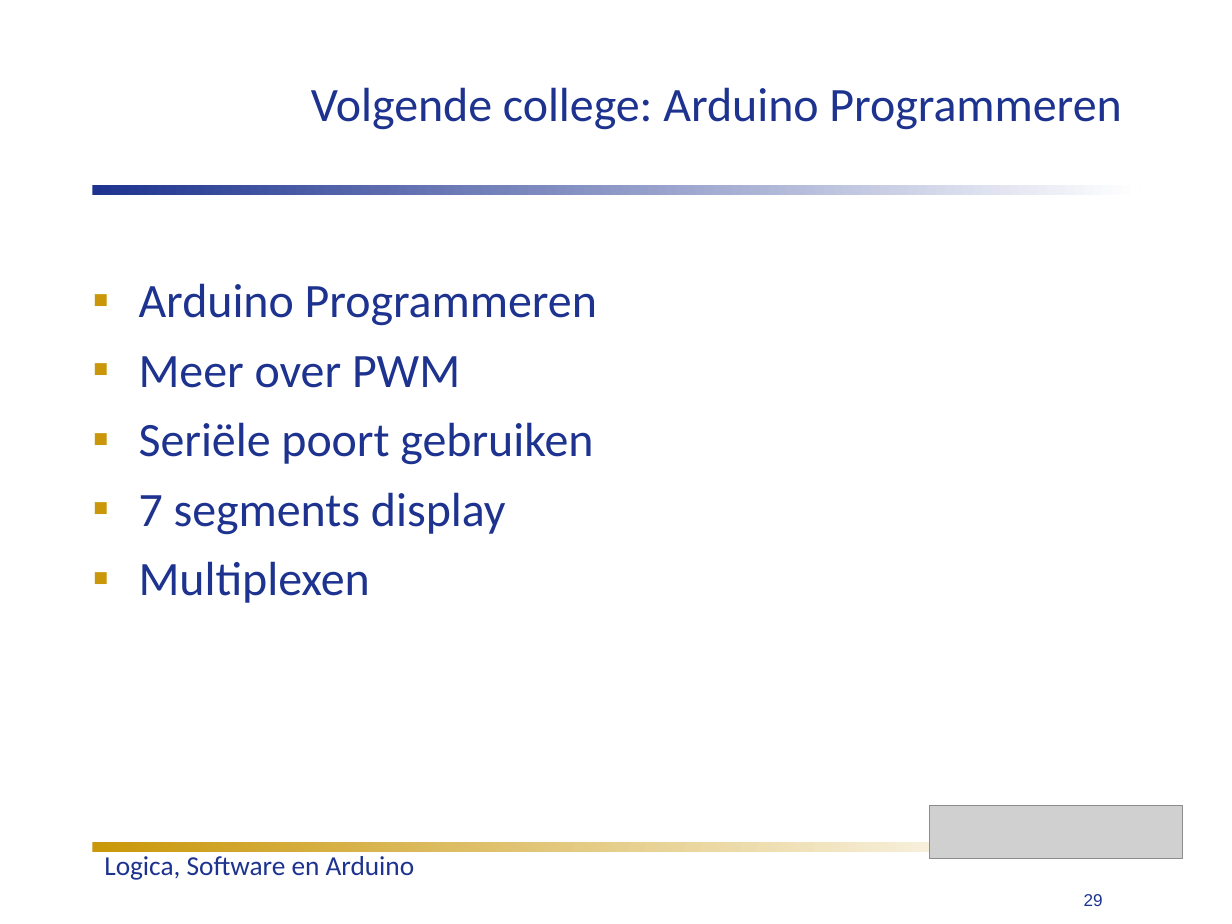
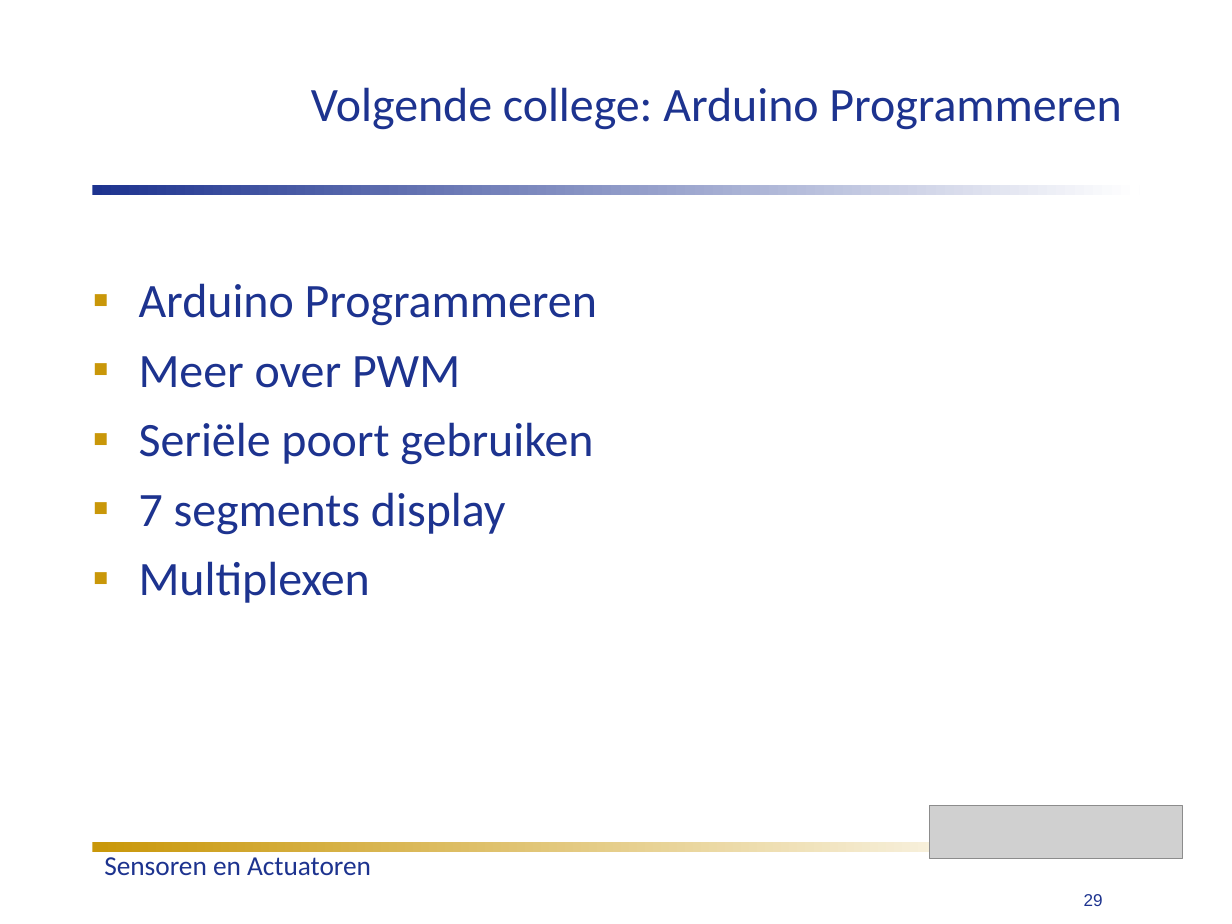
Before and after one commit to humiq/Greendevelopment, a slide deck: slide 29 of trunk/documents/Colleges/ISIROB College 3.ppt. Drawn at 1232x924 pixels with LibreOffice and Linux fonts; fonts in the diff are those of the drawing; grey boxes stand for pictures. Boxes give left, top, right and bottom in pixels: in the first picture for what was removed or moved away, otherwise in the second. Text is boxed around its words. In the diff, an @@ line names an element or a change of style, - is before the commit and + after.

```diff
--- a/trunk/documents/Colleges/ISIROB College 3.ppt
+++ b/trunk/documents/Colleges/ISIROB College 3.ppt
@@ text at (104, 857, 371, 876): text changed @@
-Logica, Software en Arduino
+Sensoren en Actuatoren
```
Also in this commit, not shown: 27 other slides changed, 1 other file.
